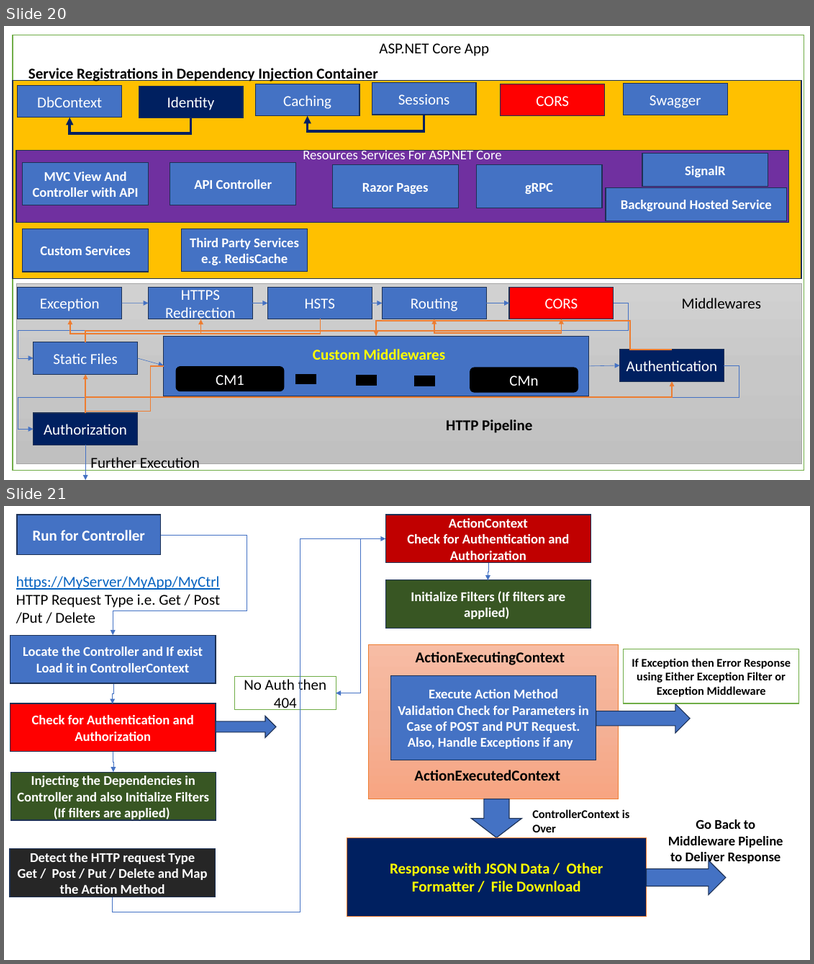
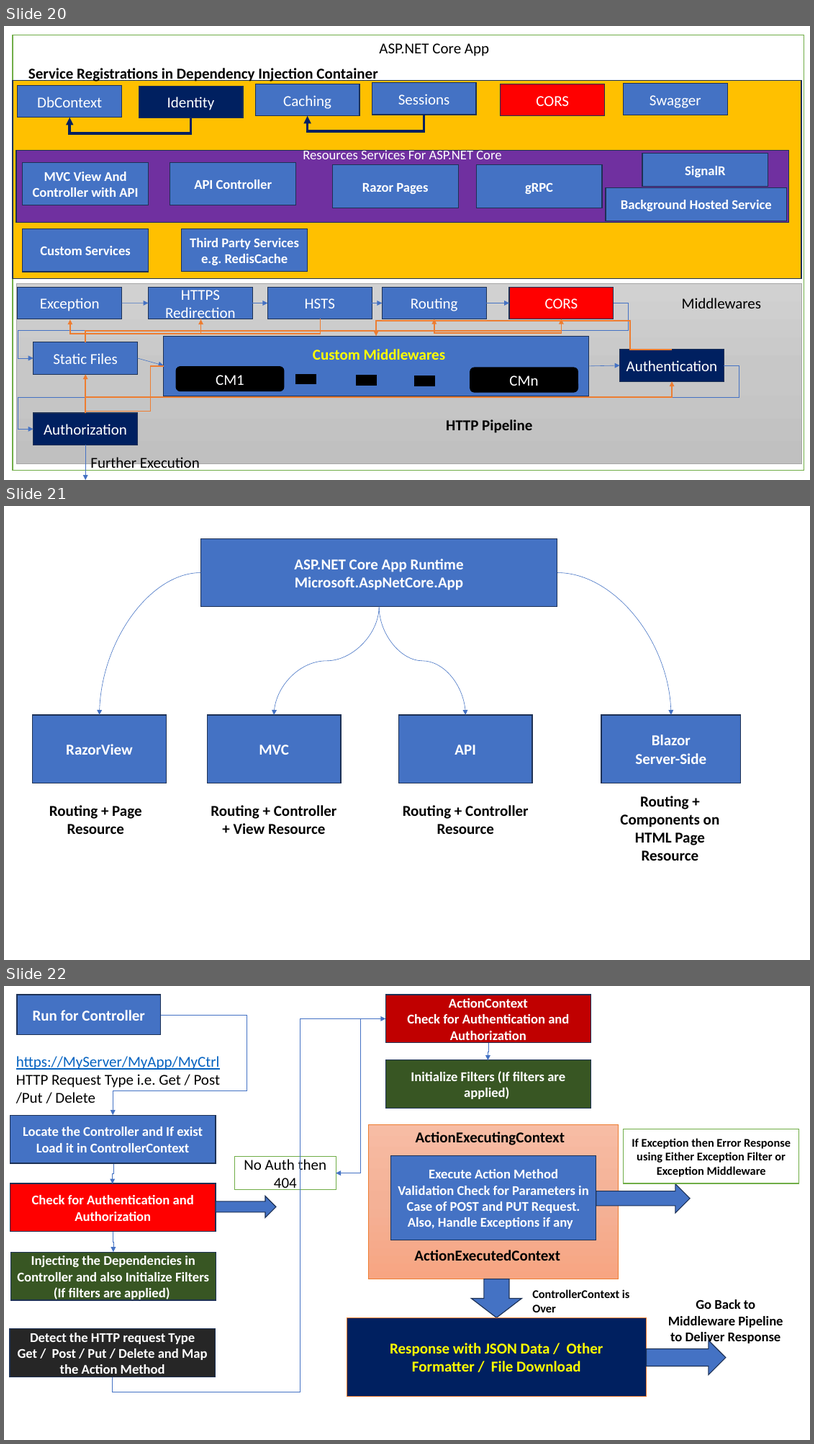
Before and after one commit to maheshsabnis/Capita_NETApps, a slide deck: TrgImages.pptx. Shown one above the other, each under a label of ours: slides 20 and 21 before the commit, slides 20, 21 and 22 after it. The pictures are 814x964 and 814x1444 pixels, drawn with LibreOffice and Linux fonts; fonts in the diff are those of the drawing. Boxes give left, top, right and bottom in pixels: in the first picture for what was removed or moved away, otherwise in the second. Text is boxed around its words. In the diff, an @@ line names an element or a change of style, - is before the commit and + after.

```diff
--- a/TrgImages.pptx
+++ b/TrgImages.pptx
@@ slide 21 added at <box>4,506,810,960</box>, background #FFFFFF @@
@@ rectangle added at <box>201,538,558,606</box>, fill #4472C4, outline #1E3256 1 pt, 18 pt, text #FFFFFF, bold @@
+ASP.NET Core App Runtime
+Microsoft.AspNetCore.App
@@ curved arrow added from (201, 572) to (100, 715), #4472C4 0.5 pt @@
@@ curved arrow added from (558, 572) to (671, 715), #4472C4 0.5 pt @@
@@ curved arrow added from (379, 606) to (275, 715), #4472C4 0.5 pt @@
@@ curved arrow added from (379, 606) to (466, 715), #4472C4 0.5 pt @@
@@ rectangle added at <box>32,715,166,782</box>, fill #4472C4, outline #1E3256 1 pt, 18 pt, text #FFFFFF, bold @@
+RazorView
@@ rectangle added at <box>207,715,341,782</box>, fill #4472C4, outline #1E3256 1 pt, 18 pt, text #FFFFFF, bold @@
+MVC
@@ rectangle added at <box>399,715,532,782</box>, fill #4472C4, outline #1E3256 1 pt, 18 pt, text #FFFFFF, bold @@
+API
@@ rectangle added at <box>602,715,741,782</box>, fill #4472C4, outline #1E3256 1 pt, 18 pt, text #FFFFFF, bold @@
+Blazor
+Server-Side
@@ text added at <box>49,805,142,834</box>, 18 pt, text #000000, bold @@
+Routing + Page Resource
@@ text added at <box>211,805,337,834</box>, 18 pt, text #000000, bold @@
+Routing + Controller + View Resource
@@ text added at <box>403,805,529,834</box>, 18 pt, text #000000, bold @@
+Routing + Controller Resource
@@ text added at <box>620,795,720,860</box>, 18 pt, text #000000, bold @@
+Routing + Components on HTML Page Resource
@@ what was slide 21 is now slide 22 @@
```
Also in this commit, not shown: 4 other slides added, 5 other files.
